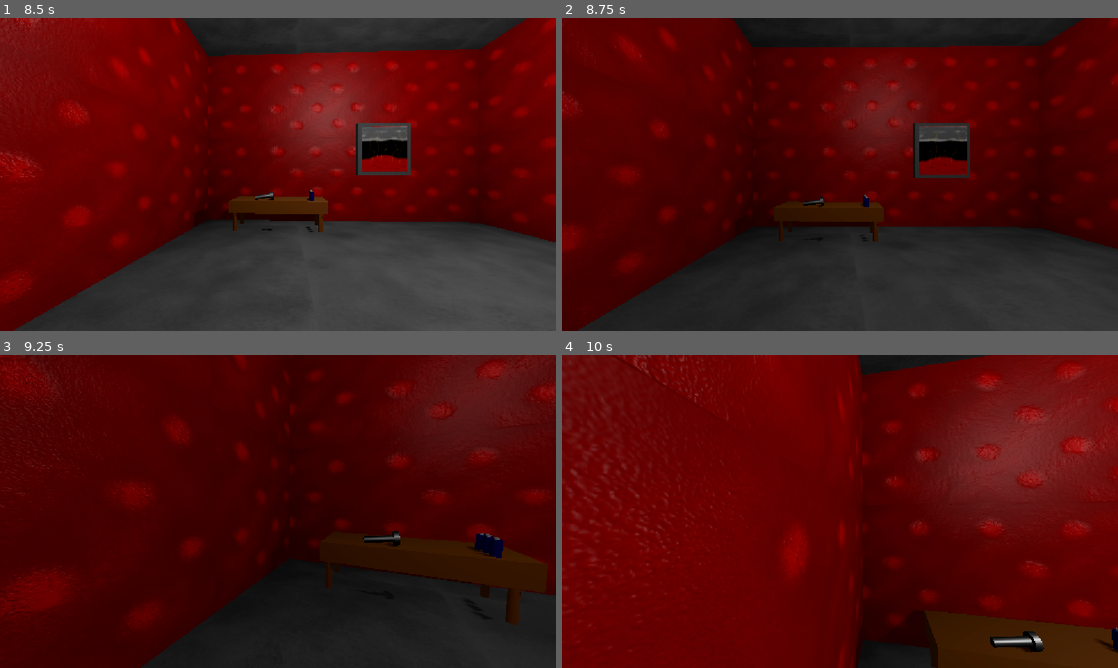
Above: before the commit, frames 1-4 (two rows, left to right).
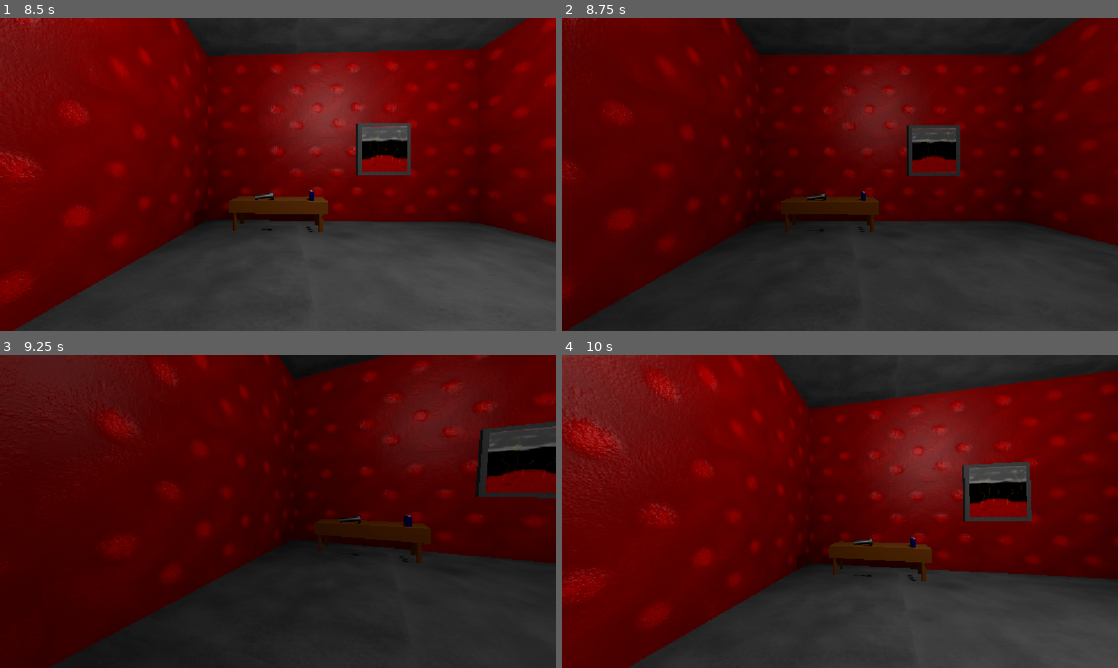
Above: after the commit, the same moments.

Repository: christiannoll/Basic3DGame
Game: Godot game, scene res://Scenes/main_menu.tscn
The game is run twice, just before and just after one commit, with the same random seed, the same clock (stepped at 60 frames per second) and the same inputs. The engine's default icon, where the game draws it, is replaced by a stand-in: a white triangle on a blue panel in a dark square.
Inputs (mouse positions are in pixels of both pictures, inside the frame that each line leads up to):
- Up to frame 1 (8.5 s): click "PLAY" at 0.5 s; move the mouse to (305, 174) at 1.27 s; hold W (forward) 1.28-6.53 s; tap F (flashlight) every 2.25 s from 1.35 to 8.1 s; tap Space (jump) at 1.52, 2.27, 3.77, 4.52, 5.27, 6.77, 7.52, 8.27 s; move the mouse to (250, 174) at 2.02 s; tap E (interact) at 2.1, 4.35, 6.6 s; move the mouse to (289, 168) at 2.77 s; tap Shift (sprint) at 2.85, 5.1, 7.35 s; move the mouse to (272, 180) at 3.52 s; move the mouse to (316, 177) at 4.27 s; move the mouse to (233, 171) at 5.02 s; move the mouse to (283, 174) at 5.77 s; move the mouse to (255, 168) at 6.52 s; hold D (right) 6.53-7.28 s; move the mouse to (305, 174) at 7.27 s; hold W (forward) from 7.28 s (still down); move the mouse to (250, 174) at 8.02 s
- Up to frame 2 (8.75 s): keep holding W (forward)
- Up to frame 3 (9.25 s): keep holding W (forward); move the mouse to (289, 505) at 8.77 s; tap E (interact) at 8.85 s
- Up to frame 4 (10 s): move the mouse to (834, 517) at 9.52 s; release W (forward) at 9.53 s; hold A (left) from 9.53 s (still down); tap Shift (sprint) at 9.6 s; tap Space (jump) at 9.77 s

Frame 1 is identical in both runs. In frame 2, 8.9% of the frame differs, in the area x 0-100%, y 0-100%; in frame 3, 19%; in frame 4, 54%.
Error after the commit: Invalid access of index '0' on a base object of type: 'Array[AudioStream]'. (res://Scripts/player.gd:49)

Commit message:
Extend player script for footstep sound even more

Diff:
--- a/Scenes/player.tscn
+++ b/Scenes/player.tscn
@@ -46,6 +46,6 @@
 target_position = Vector3(0, -2, 0)
 script = ExtResource("4_vgqql")
 
-[node name="AudioStreamPlayer3D" type="AudioStreamPlayer3D" parent="." unique_id=252325080]
+[node name="footstep_sound" type="AudioStreamPlayer3D" parent="." unique_id=252325080]
 transform = Transform3D(1.0000001, 0, 0, 0, 1, 0, 0, 0, 1.0000001, 0, -0.62736595, 0)
 max_distance = 7.0
--- a/Scripts/player.gd
+++ b/Scripts/player.gd
@@ -44,6 +44,10 @@
 		var input_dir := Input.get_vector("left", "right", "forward", "backward")
 		var direction := (transform.basis * Vector3(input_dir.x, 0, input_dir.y)).normalized()
 		if direction:
+			if !$footstep_sound.playing:
+				var num = rng.randi_range(0, walk_footsteps.size() - 1)
+				$footstep_sound.stream = walk_footsteps[num]
+				$footstep_sound.play()
 			velocity.x = direction.x * SPEED
 			velocity.z = direction.z * SPEED
 			if Input.is_action_just_pressed("sprint"):
